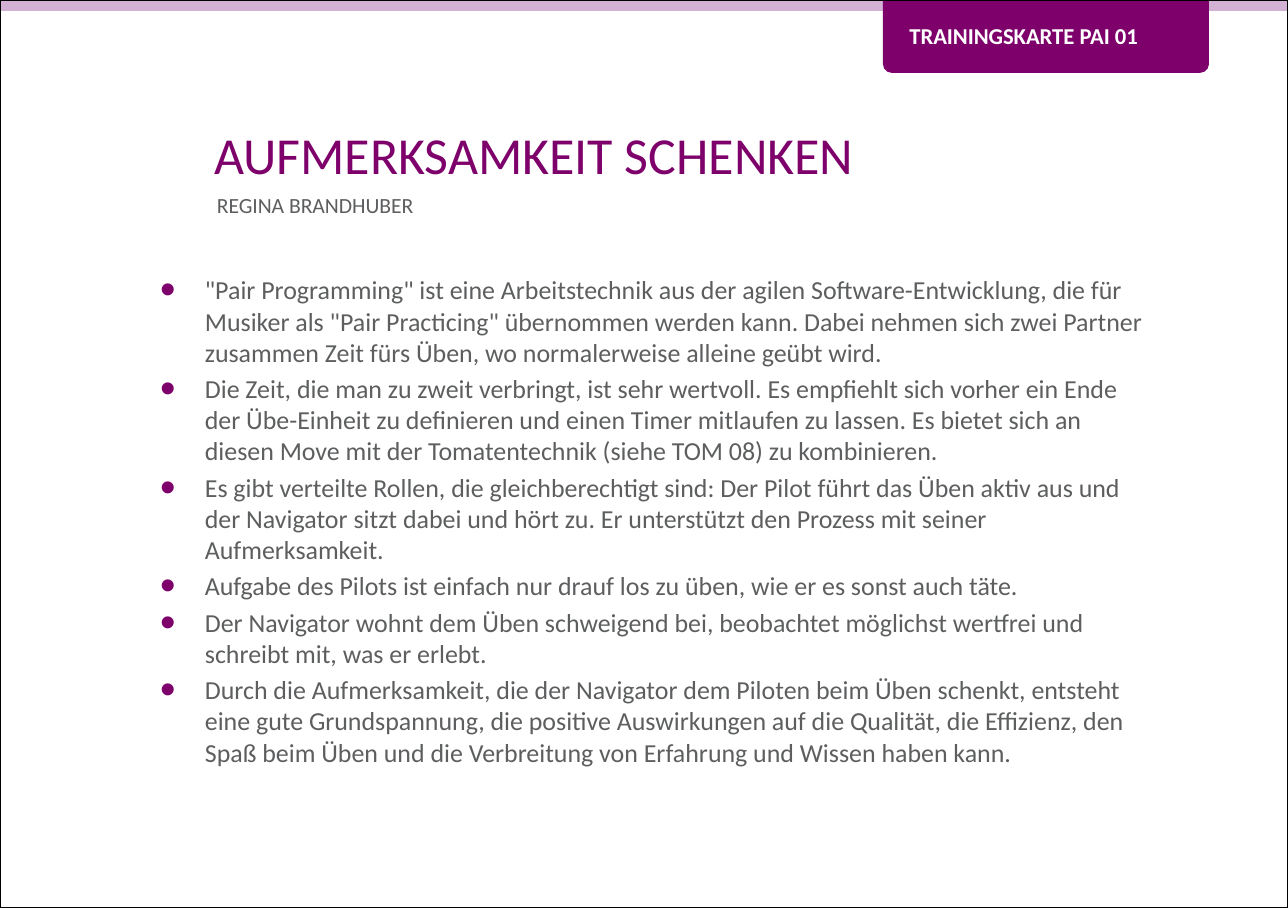
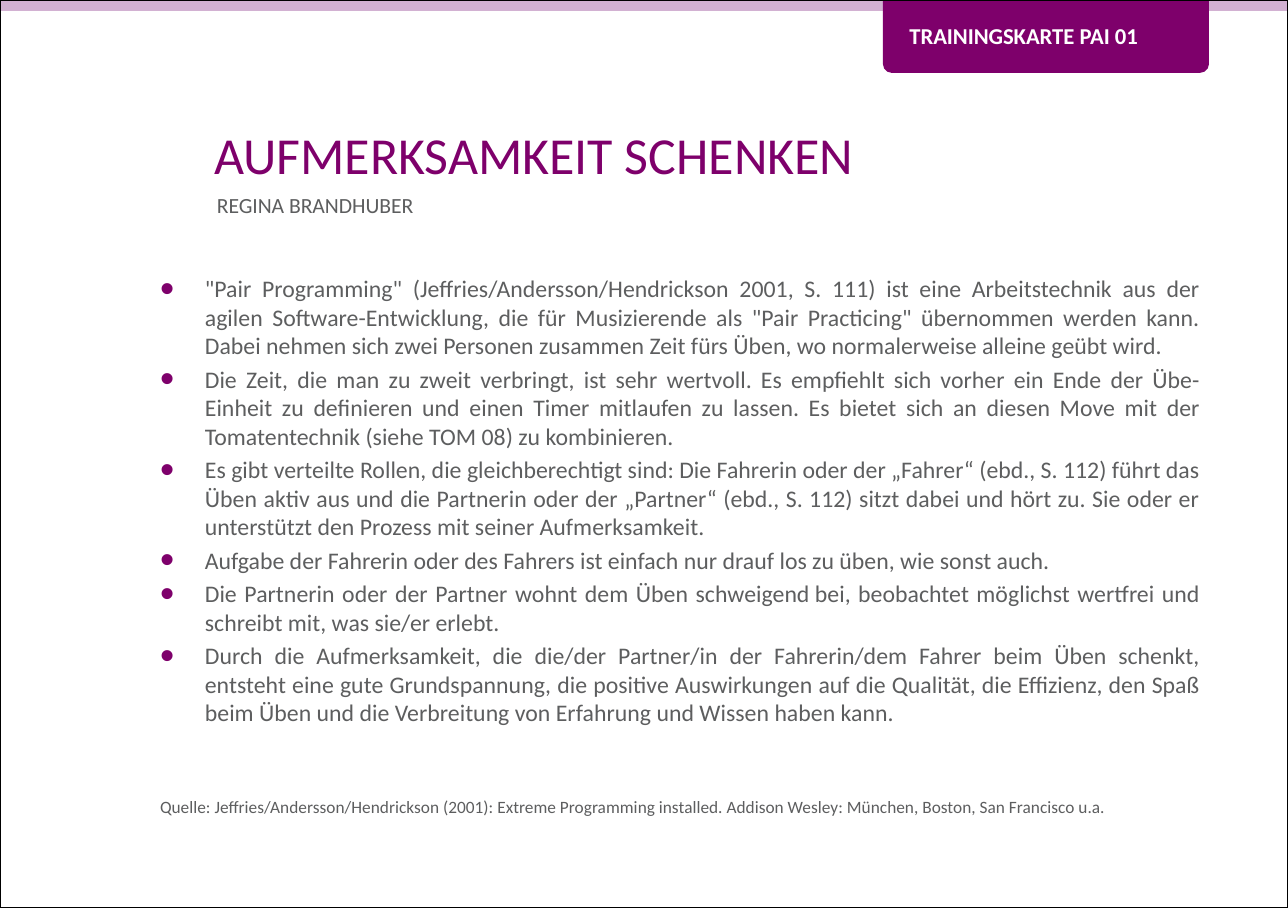
Before and after one commit to Teamtool/training-materials, a slide deck: slide 1 of training-cards/music moves/Pairing (PAI)/ger/apprentice/ger_PAI_01_Aufmerksamkeit_schenken_MM_A.pptx. Drawn at 1288x908 pixels with LibreOffice and Linux fonts; fonts in the diff are those of the drawing; background and template pictures are left out. Boxes give left, top, right and bottom in pixels: in the first picture for what was removed or moved away, otherwise in the second. Text is boxed around its words. In the diff, an @@ line names an element or a change of style, - is before the commit and + after.

```diff
--- a/training-cards/music moves/Pairing (PAI)/ger/apprentice/ger_PAI_01_Aufmerksamkeit_schenken_MM_A.pptx
+++ b/training-cards/music moves/Pairing (PAI)/ger/apprentice/ger_PAI_01_Aufmerksamkeit_schenken_MM_A.pptx
@@ text at box(205, 280, 1200, 358): text changed; size 12 to 11 pt @@
-• "Pair Programming" ist eine Arbeitstechnik aus der agilen Software-Entwicklung, die für Musiker als "Pair Practicing" übernommen werden kann. Dabei nehmen sich zwei Partner zusammen Zeit fürs Üben, wo normalerweise alleine geübt wird.
+• "Pair Programming" (Jeffries/Andersson/Hendrickson 2001, S. 111) ist eine Arbeitstechnik aus der agilen Software-Entwicklung, die für Musizierende als "Pair Practicing" übernommen werden kann. Dabei nehmen sich zwei Personen zusammen Zeit fürs Üben, wo normalerweise alleine geübt wird.
@@ text at box(205, 369, 1200, 448): size 12 to 11 pt in "Die Zeit, die man zu zweit verbringt, ..."; alignment left to justified @@
@@ text at box(160, 461, 1200, 816): text changed; size 12 to 11 pt @@
-• Es gibt verteilte Rollen, die gleichberechtigt sind: Der Pilot führt das Üben aktiv aus und der Navigator sitzt dabei und hört zu. Er unterstützt den Prozess mit seiner Aufmerksamkeit.
-• Aufgabe des Pilots ist einfach nur drauf los zu üben, wie er es sonst auch täte.
-• Der Navigator wohnt dem Üben schweigend bei, beobachtet möglichst wertfrei und schreibt mit, was er erlebt.
-• Durch die Aufmerksamkeit, die der Navigator dem Piloten beim Üben schenkt, entsteht eine gute Grundspannung, die positive Auswirkungen auf die Qualität, die Effizienz, den Spaß beim Üben und die Verbreitung von Erfahrung und Wissen haben kann.
+• Es gibt verteilte Rollen, die gleichberechtigt sind: Die Fahrerin oder der „Fahrer“ (ebd., S. 112) führt das Üben aktiv aus und die Partnerin oder der „Partner“ (ebd., S. 112) sitzt dabei und hört zu. Sie oder er unterstützt den Prozess mit seiner Aufmerksamkeit.
+• Aufgabe der Fahrerin oder des Fahrers ist einfach nur drauf los zu üben, wie sonst auch.
+• Die Partnerin oder der Partner wohnt dem Üben schweigend bei, beobachtet möglichst wertfrei und schreibt mit, was sie/er erlebt.
+• Durch die Aufmerksamkeit, die die/der Partner/in der Fahrerin/dem Fahrer beim Üben schenkt, entsteht eine gute Grundspannung, die positive Auswirkungen auf die Qualität, die Effizienz, den Spaß beim Üben und die Verbreitung von Erfahrung und Wissen haben kann.
+Quelle: Jeffries/Andersson/Hendrickson (2001): Extreme Programming installed. Addison Wesley: München, Boston, San Francisco u.a.
```
Also in this commit, not shown: 1 other slide changed, 1 other file.
